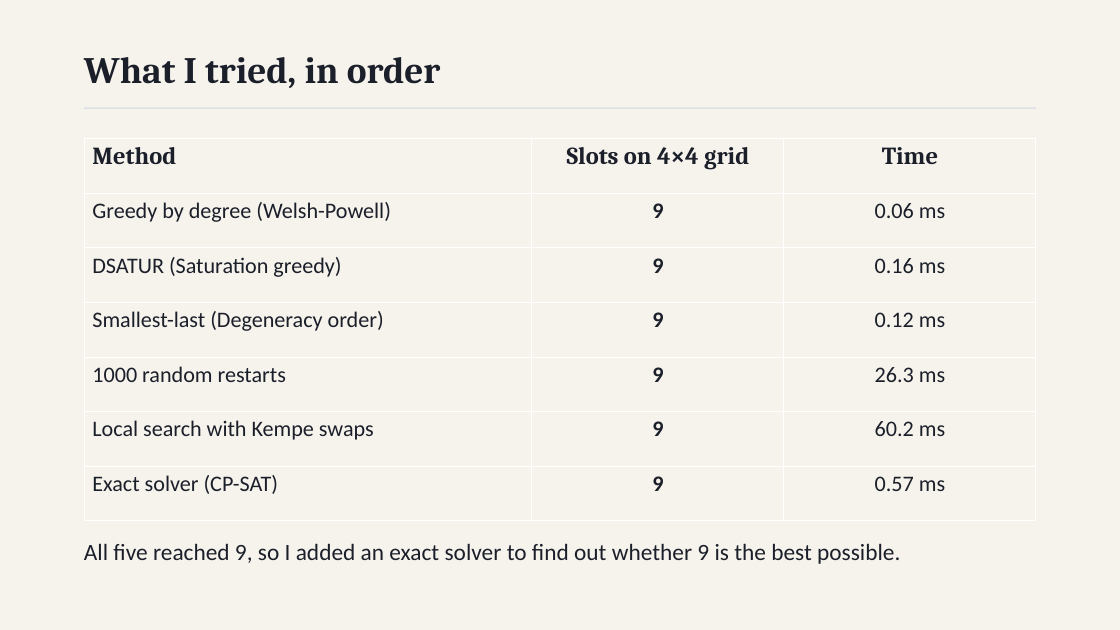
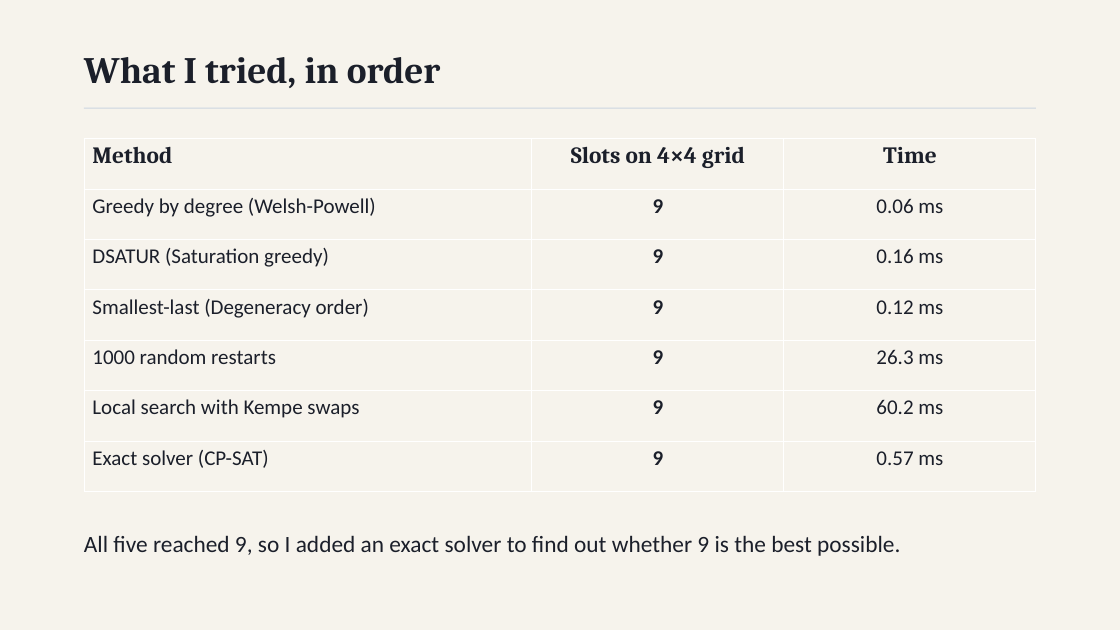
Before and after one commit to athishio/tdma-schedule-optimizer, a slide deck: slide 4 of docs/presentation.pptx. Drawn at 1120x630 pixels with LibreOffice and Linux fonts; fonts in the diff are those of the drawing. Boxes give left, top, right and bottom in pixels: in the first picture for what was removed or moved away, otherwise in the second. Text is boxed around its words. In the diff, an @@ line names an element or a change of style, - is before the commit and + after.

Commit message:
Fix slide 3 circle spacing and slide 4 caption gap, and verify official EMANE event IDs

```diff
--- a/docs/presentation.pptx
+++ b/docs/presentation.pptx
@@ table at <box>84,139,1036,492</box> @@
@@ size 21 to 20 pt in "Method", "Slots on 4×4 grid", "Time" @@
@@ size 19 to 18 pt in "Greedy by degree (Welsh-Powell)", "9", "0.06 ms", "DSATUR (Saturation greedy)" and 14 more places @@
@@ text "All five reached 9, so ...": place and size @@
-text "All five reached 9, so ..." at <box>84,543,900,564</box>
+text "All five reached 9, so ..." at <box>84,535,900,556</box>
```
Also in this commit, not shown: 1 other slide changed, 2 other files.
